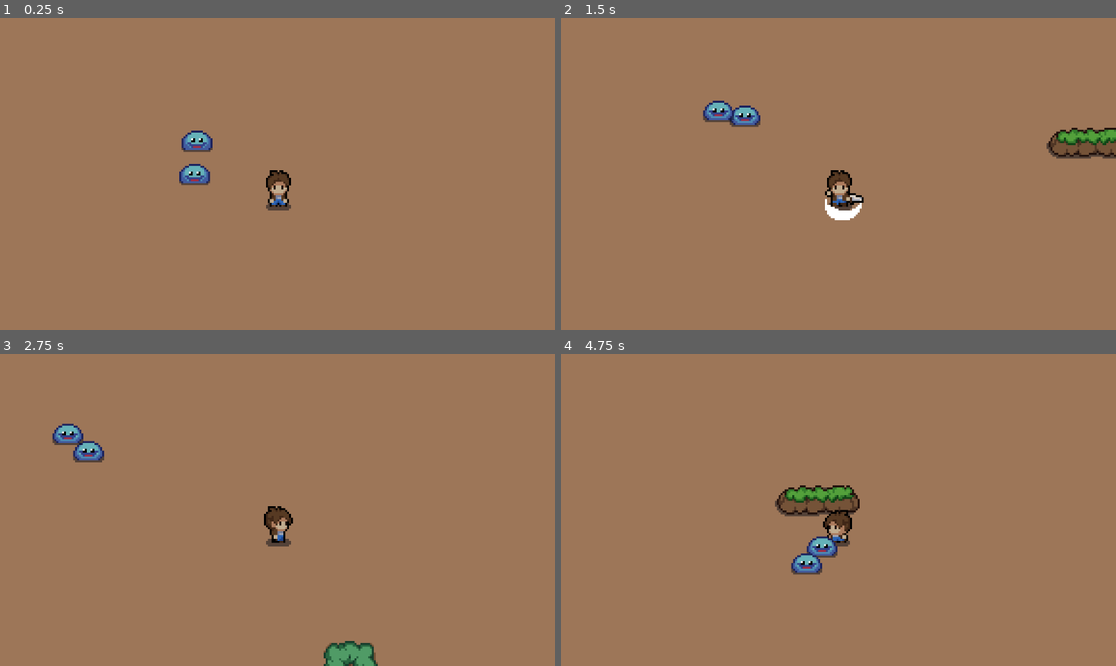
Above: before the commit, frames 1-4 (two rows, left to right).
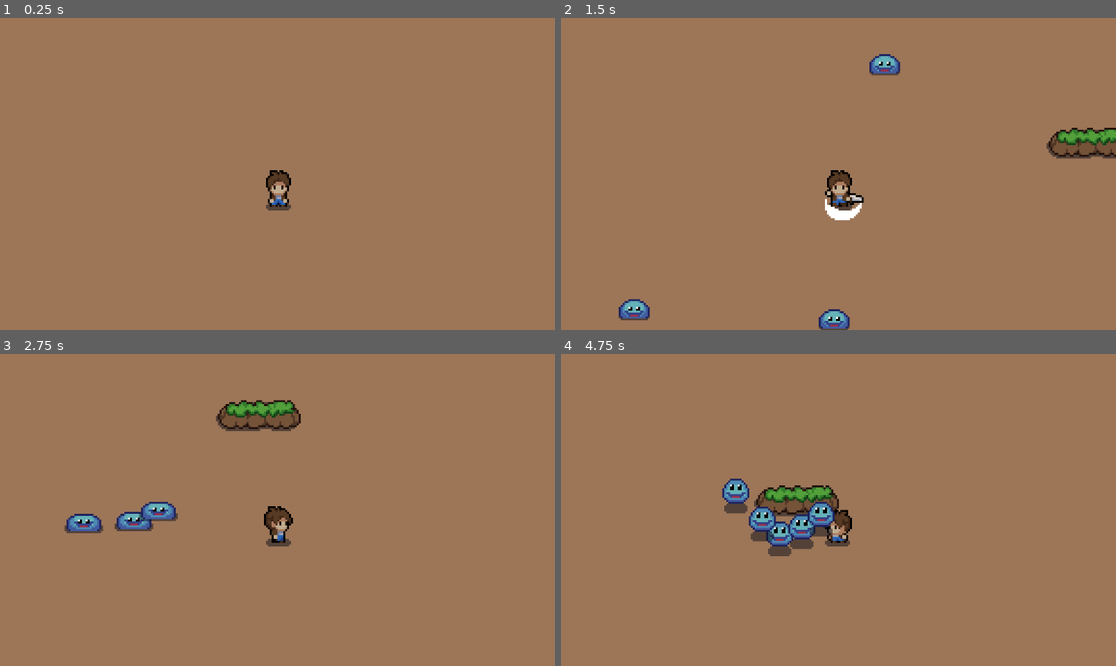
Above: after the commit, the same moments.

Repository: ManuEspinoza/mystic-woods
Game: Godot game, scene res://Scenes/game.tscn
Two runs of this game, one before a commit and one after it. Both use one fixed random seed, a clock stepped at 60 frames per second and the inputs below.
Inputs:
- Up to frame 1 (0.25 s): no input
- Up to frame 2 (1.5 s): hold Right (right) 0.53-1.28 s; tap Space (attack) at 0.6, 1.35 s; hold S (down) from 1.28 s (still down)
- Up to frame 3 (2.75 s): release S (down) at 2.03 s; hold Right (right) from 2.03 s (still down); tap Space (attack) at 2.1 s
- Up to frame 4 (4.75 s): release Right (right) at 2.78 s; hold Up (up) 2.78-3.53 s; tap Space (attack) at 2.85, 3.6, 4.35 s; hold A (left) from 3.53 s (still down)

The runs differ from the first frame. In frame 1, 0.7% of the frame differs, in the area x 32-39%, y 36-54%; in frame 2, 1.6%; in frame 3, 3.7%, in the area x 9-69%, y 14-100%; in frame 4, 3.7%.

Commit message:
Added Slime new animation

Diff:
--- a/Scenes/game.tscn
+++ b/Scenes/game.tscn
@@ -322,10 +322,22 @@
 [node name="Enemies" type="Node" parent="."]
 
 [node name="Slime" parent="Enemies" instance=ExtResource("5_xlpkw")]
-position = Vector2(-73, -4)
+position = Vector2(-17, 268)
+
+[node name="Slime5" parent="Enemies" instance=ExtResource("5_xlpkw")]
+position = Vector2(222, 270)
+
+[node name="Slime6" parent="Enemies" instance=ExtResource("5_xlpkw")]
+position = Vector2(-100, -392)
+
+[node name="Slime3" parent="Enemies" instance=ExtResource("5_xlpkw")]
+position = Vector2(-227, 144)
+
+[node name="Slime4" parent="Enemies" instance=ExtResource("5_xlpkw")]
+position = Vector2(329, -98)
 
 [node name="Slime2" parent="Enemies" instance=ExtResource("5_xlpkw")]
-position = Vector2(-69, -32)
+position = Vector2(-295, -131)
 
 [node name="Camera2D" type="Camera2D" parent="."]
 zoom = Vector2(4, 4)
--- a/Scenes/slime.tscn
+++ b/Scenes/slime.tscn
@@ -19,6 +19,30 @@
 atlas = ExtResource("1_ecnxh")
 region = Rect2(96, 0, 32, 32)
 
+[sub_resource type="AtlasTexture" id="AtlasTexture_p3i4j"]
+atlas = ExtResource("1_ecnxh")
+region = Rect2(0, 96, 32, 32)
+
+[sub_resource type="AtlasTexture" id="AtlasTexture_d1lko"]
+atlas = ExtResource("1_ecnxh")
+region = Rect2(32, 96, 32, 32)
+
+[sub_resource type="AtlasTexture" id="AtlasTexture_supwf"]
+atlas = ExtResource("1_ecnxh")
+region = Rect2(64, 96, 32, 32)
+
+[sub_resource type="AtlasTexture" id="AtlasTexture_y7ecl"]
+atlas = ExtResource("1_ecnxh")
+region = Rect2(96, 96, 32, 32)
+
+[sub_resource type="AtlasTexture" id="AtlasTexture_5w81s"]
+atlas = ExtResource("1_ecnxh")
+region = Rect2(128, 96, 32, 32)
+
+[sub_resource type="AtlasTexture" id="AtlasTexture_taxus"]
+atlas = ExtResource("1_ecnxh")
+region = Rect2(160, 96, 32, 32)
+
 [sub_resource type="SpriteFrames" id="SpriteFrames_kaoax"]
 animations = [{
 "frames": [{
@@ -37,6 +61,29 @@
 "loop": true,
 "name": &"idle",
 "speed": 10.0
+}, {
+"frames": [{
+"duration": 1.0,
+"texture": SubResource("AtlasTexture_p3i4j")
+}, {
+"duration": 1.0,
+"texture": SubResource("AtlasTexture_d1lko")
+}, {
+"duration": 1.0,
+"texture": SubResource("AtlasTexture_supwf")
+}, {
+"duration": 1.0,
+"texture": SubResource("AtlasTexture_y7ecl")
+}, {
+"duration": 1.0,
+"texture": SubResource("AtlasTexture_5w81s")
+}, {
+"duration": 1.0,
+"texture": SubResource("AtlasTexture_taxus")
+}],
+"loop": true,
+"name": &"move",
+"speed": 10.0
 }]
 
 [sub_resource type="CircleShape2D" id="CircleShape2D_p53gj"]
@@ -47,9 +94,10 @@
 
 [node name="AnimatedSprite2D" type="AnimatedSprite2D" parent="."]
 sprite_frames = SubResource("SpriteFrames_kaoax")
-animation = &"idle"
-autoplay = "idle"
-frame_progress = 0.465103
+animation = &"move"
+autoplay = "move"
+frame = 2
+frame_progress = 0.557928
 
 [node name="CollisionShape2D" type="CollisionShape2D" parent="."]
 position = Vector2(0, 2)
Not shown: 1 places in Scenes/slime.tscn that only renumber resources
